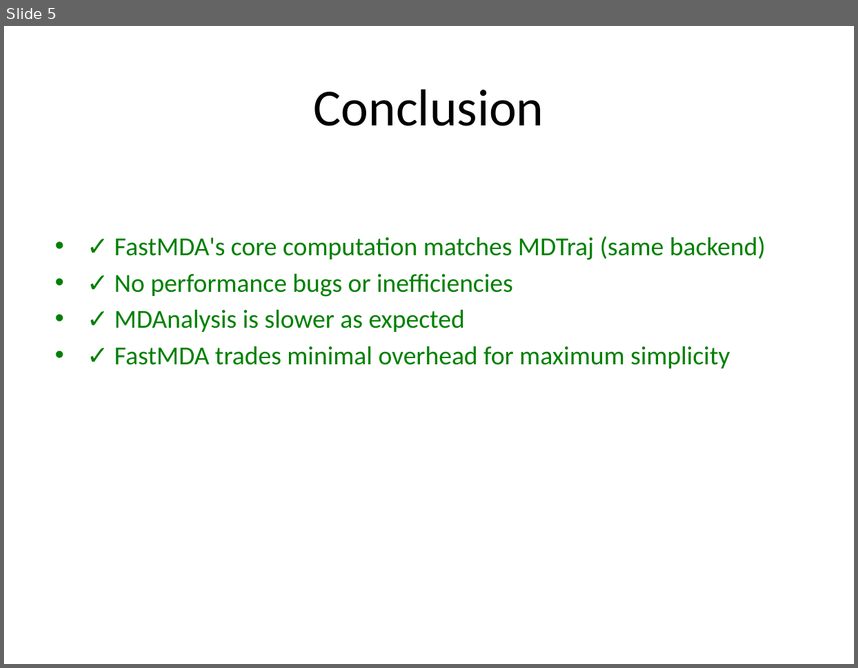
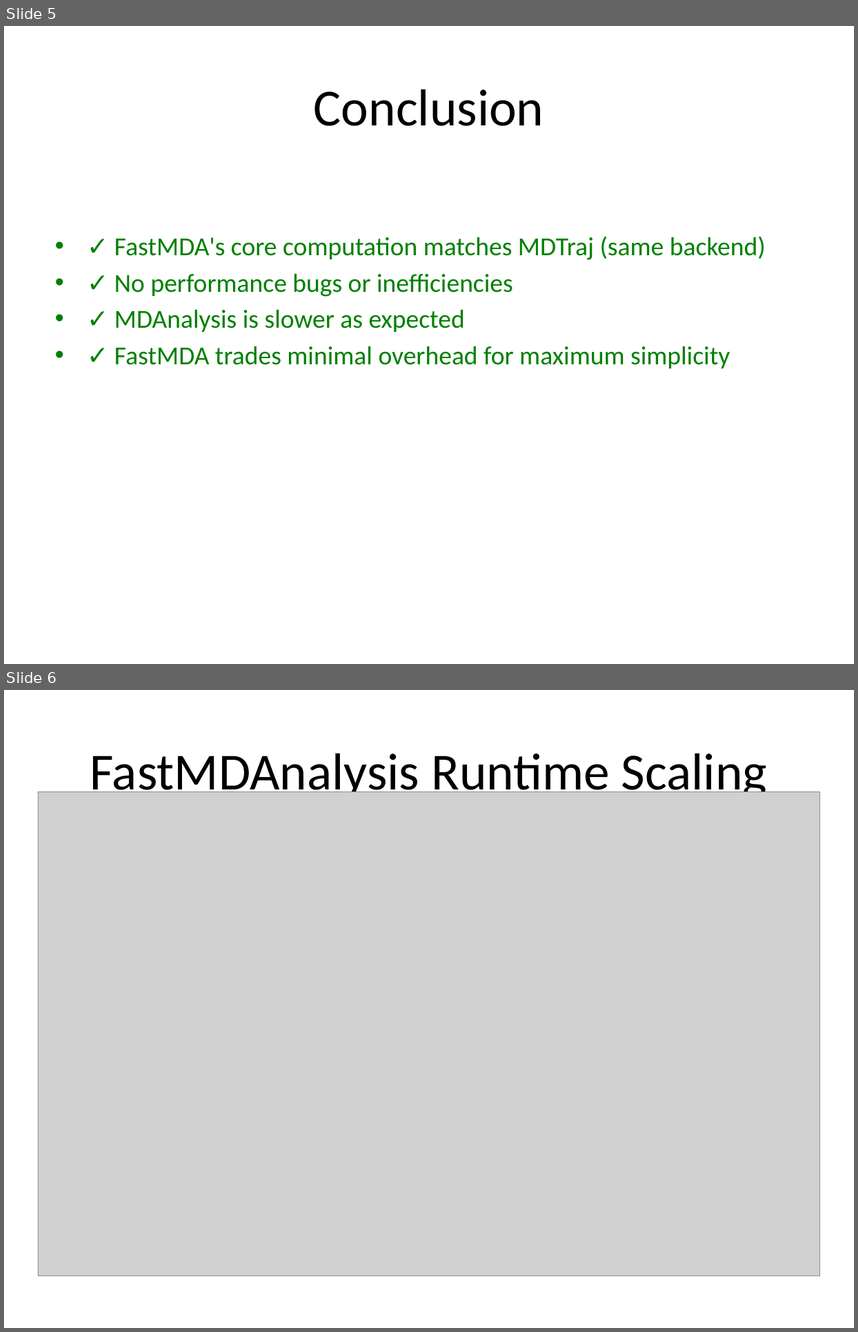
Before and after one commit to Paradoxicaly/FastMDAnalysis, a slide deck: benchmark_presentation.pptx. Shown one above the other, each under a label of ours: slide 5 before the commit, slides 5 and 6 after it. The pictures are 858x668 and 858x1332 pixels, drawn with LibreOffice and Linux fonts; fonts in the diff are those of the drawing; grey boxes stand for pictures. Boxes give left, top, right and bottom in pixels: in the first picture for what was removed or moved away, otherwise in the second. Text is boxed around its words. In the diff, an @@ line names an element or a change of style, - is before the commit and + after.

Commit message:
Add log-scale scaling plots and LOC assets

```diff
--- a/benchmark_presentation.pptx
+++ b/benchmark_presentation.pptx
@@ slide 6 added at (x1=4, y1=690, x2=854, y2=1328), background #FFFFFF @@
@@ title added at (x1=90, y1=753, x2=767, y2=801), 44 pt, text #000000 @@
+FastMDAnalysis Runtime Scaling
@@ picture added at (x1=38, y1=792, x2=820, y2=1276) @@
```
Also in this commit, not shown: 8 other slides added, 7 other files.
